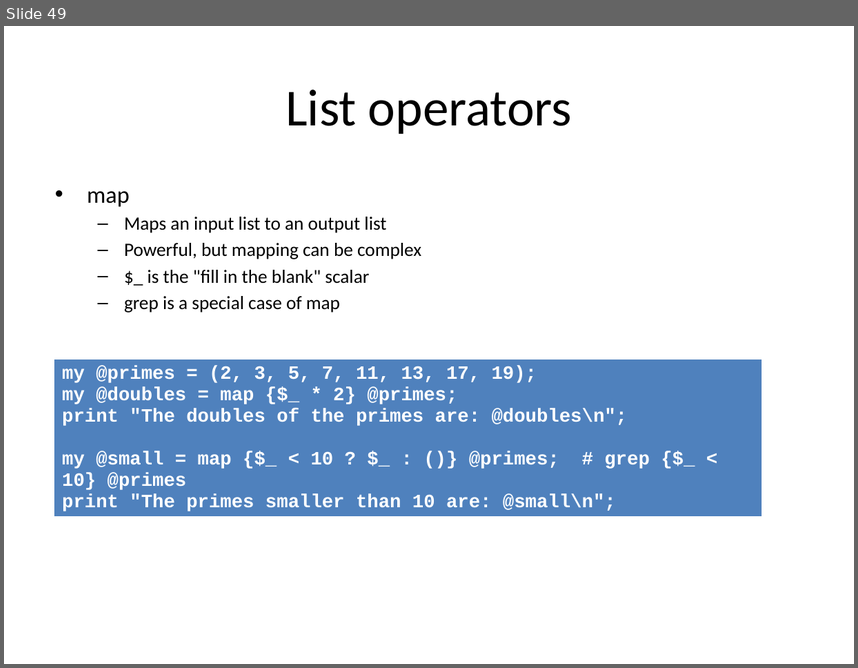
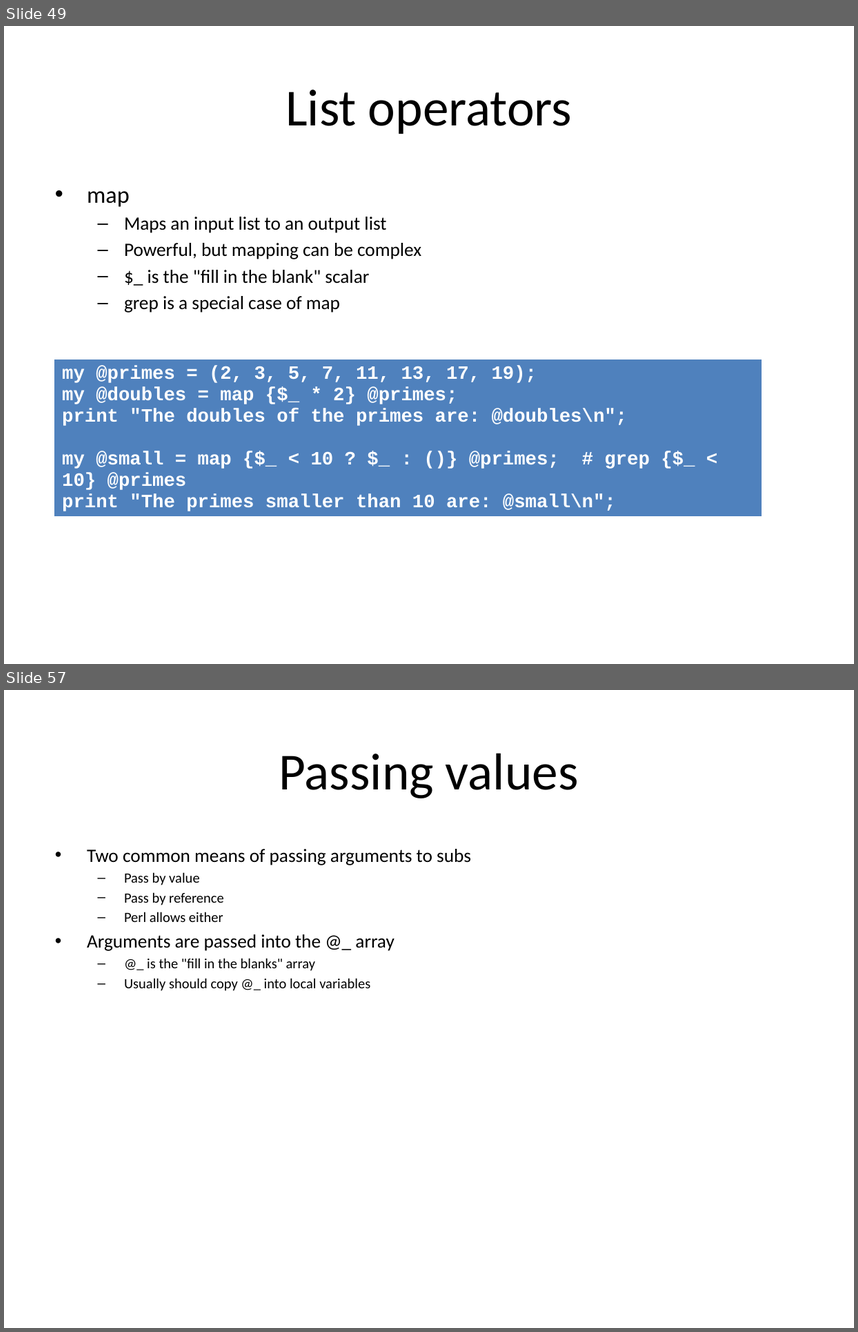
Before and after one commit to redmage123/perl-programming-introduction, a slide deck: docs/Introduction to Perl.pptx. Shown one above the other, each under a label of ours: slide 49 before the commit, slides 49 and 57 after it; the slides between them are not shown. The pictures are 858x668 and 858x1332 pixels, drawn with LibreOffice and Linux fonts; fonts in the diff are those of the drawing. Boxes give left, top, right and bottom in pixels: in the first picture for what was removed or moved away, otherwise in the second. Text is boxed around its words. In the diff, an @@ line names an element or a change of style, - is before the commit and + after.

```diff
--- a/docs/Introduction to Perl.pptx
+++ b/docs/Introduction to Perl.pptx
@@ slide 57 added at (4, 690, 854, 1328), background #FFFFFF @@
@@ title added at (279, 753, 579, 798), 44 pt, text #000000 @@
+Passing values
@@ text added at (87, 849, 471, 991), 12 pt, text #000000 @@
+• Two common means of passing arguments to subs
+  – Pass by value
+  – Pass by reference
+  – Perl allows either
+• Arguments are passed into the @_ array
+  – @_ is the "fill in the blanks" array
+  – Usually should copy @_ into local variables
```
Also in this commit, not shown: 28 other slides added, 1 other file.
